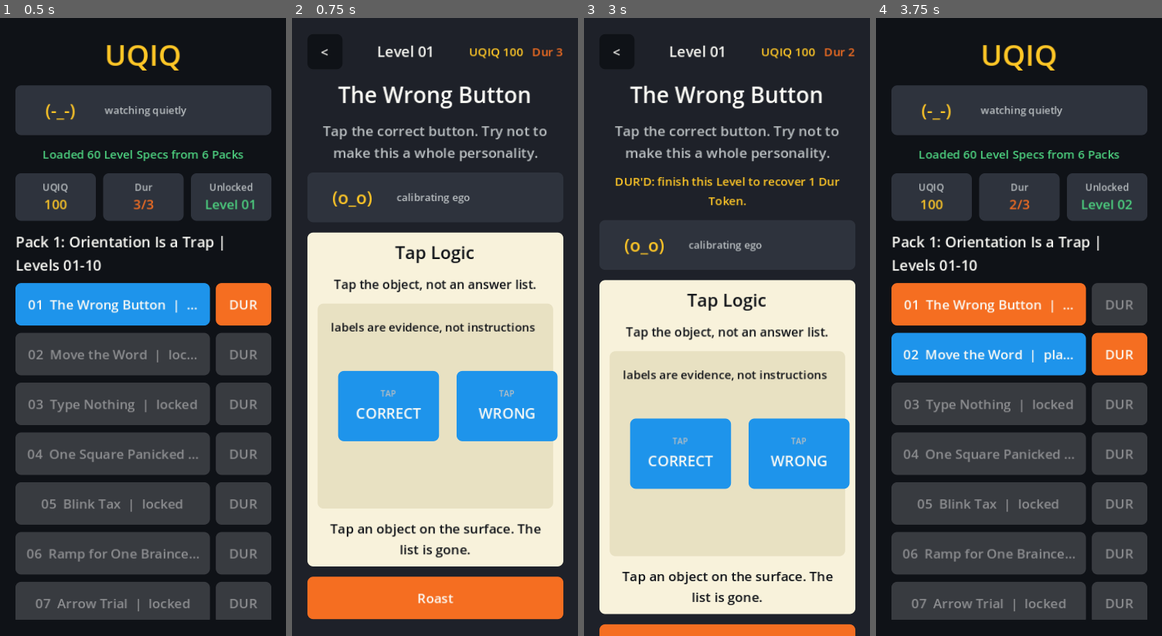
Above: before the commit, frames 1-4 (left to right).
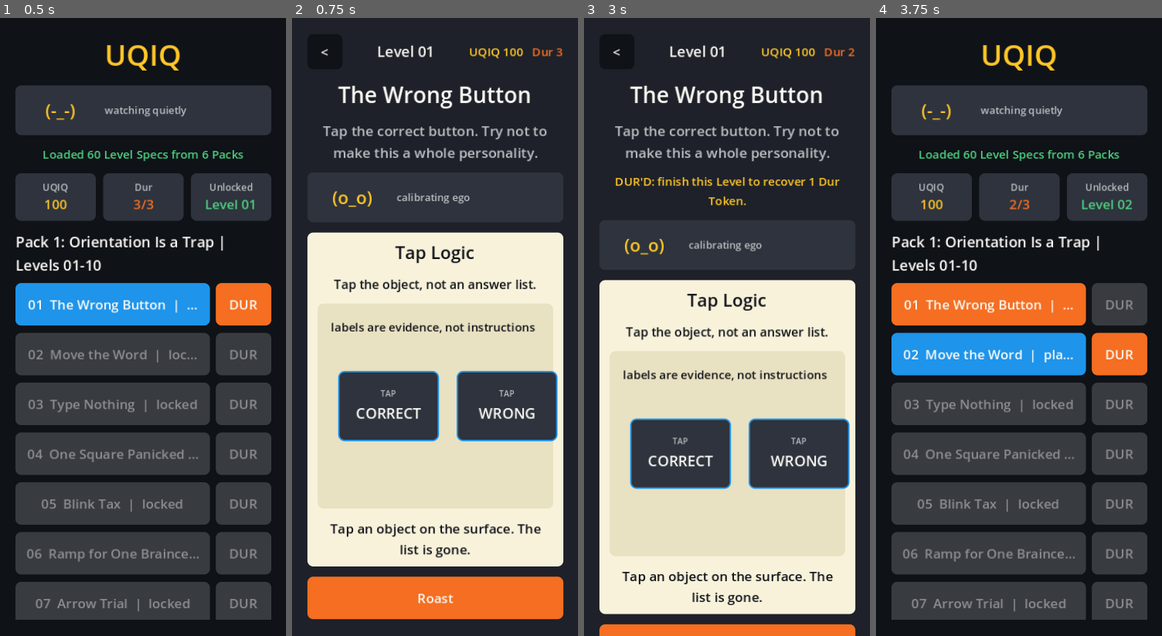
Above: after the commit, the same moments.

Repository: scwlkr/UQIQ
Game: Godot game, scene res://scenes/Main.tscn
Same seed, same stepped clock (60 frames per second), same inputs: the game is played once before the commit and once after it.
Inputs:
- Up to frame 1 (0.5 s): no input
- Up to frame 2 (0.75 s): click "01 The Wrong Button | playable" at 0.5 s
- Up to frame 3 (3 s): click "<" at 1.25 s; click "DUR" at 2 s; click "01 The Wrong Button | DUR'D -…" at 2.75 s
- Up to frame 4 (3.75 s): click "<" at 3.5 s

Frame 1 is identical in both runs. In frame 2, 7.4% of the frame differs, in the area x 15-93%, y 57-69%; in frame 3, 7.5%, in the area x 15-93%, y 64-77%; in frame 4, nothing differs.

Commit message:
Restyle direct tap targets

Diff:
--- a/scripts/main.gd
+++ b/scripts/main.gd
@@ -1429,7 +1429,13 @@
 	pad.position = _vector2_from_array(target.get("scene_position", []), Vector2(28 + (index * 162), 92))
 	pad.mouse_filter = Control.MOUSE_FILTER_STOP
 	pad.set_meta("target_id", target_id)
-	pad.add_theme_stylebox_override("panel", _flat_box(COLOR_BLUE, 8))
+	var pad_box := _flat_box(COLOR_PANEL_ALT, 8)
+	pad_box.border_width_left = 2
+	pad_box.border_width_top = 2
+	pad_box.border_width_right = 2
+	pad_box.border_width_bottom = 2
+	pad_box.border_color = COLOR_BLUE
+	pad.add_theme_stylebox_override("panel", pad_box)
 	pad.gui_input.connect(Callable(self, "_handle_direct_tap_scene_input").bind(target_id, pad))
 
 	var box := VBoxContainer.new()
@@ -1439,6 +1445,8 @@
 	pad.add_child(box)
 
 	var action_label := _new_label("TAP", 11, COLOR_MUTED)
+	action_label.autowrap_mode = TextServer.AUTOWRAP_OFF
+	action_label.text_overrun_behavior = TextServer.OVERRUN_TRIM_ELLIPSIS
 	action_label.mouse_filter = Control.MOUSE_FILTER_IGNORE
 	box.add_child(action_label)
 
Binary file changed: docs/app-store/screenshots/02_level_01_play.png
Not shown, changed: docs/RELEASE_STATUS.md
